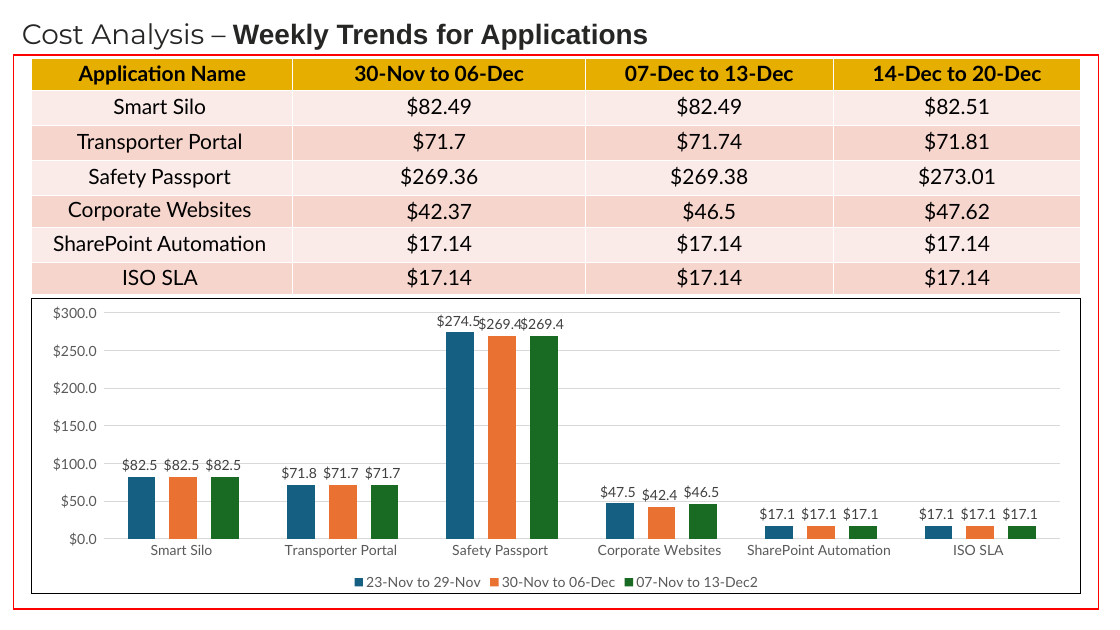
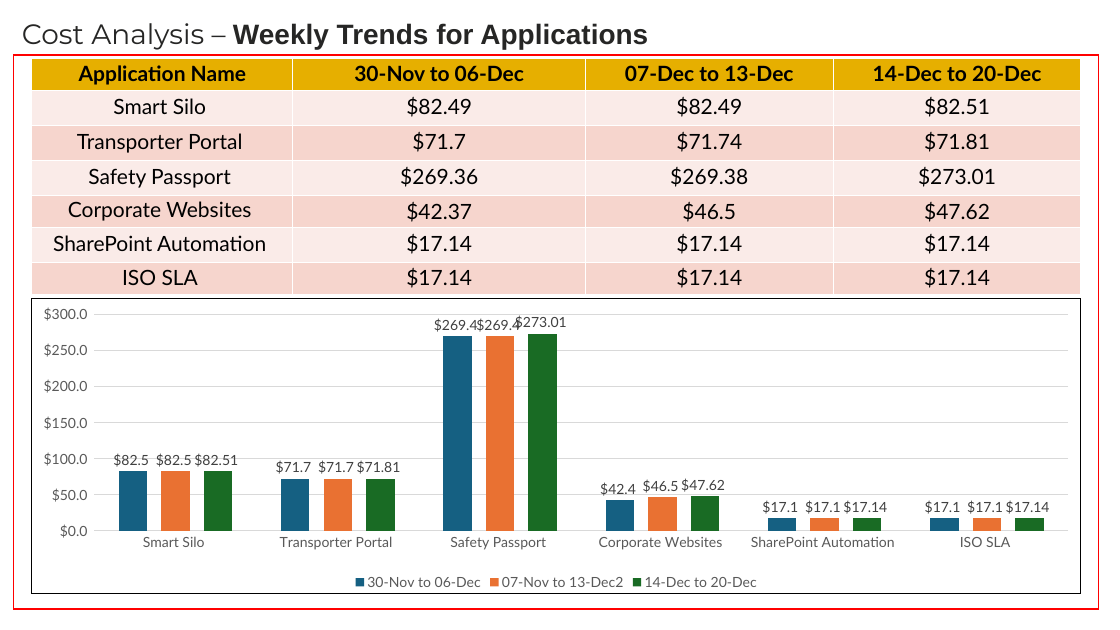
Before and after one commit to Ashu-tosh-Padhi/AshutoshPortfolio, a slide deck: slide 8 of OMEGA Azure(PaaS&SaaS) Module Meeting_23 Dec'25.pptx. Drawn at 1120x630 pixels with LibreOffice and Linux fonts; fonts in the diff are those of the drawing. Boxes give left, top, right and bottom in pixels: in the first picture for what was removed or moved away, otherwise in the second. Text is boxed around its words. In the diff, an @@ line names an element or a change of style, - is before the commit and + after.

```diff
--- a/OMEGA Azure(PaaS&SaaS) Module Meeting_23 Dec'25.pptx
+++ b/OMEGA Azure(PaaS&SaaS) Module Meeting_23 Dec'25.pptx
@@ column chart at [32,298,1081,594] @@
-23-Nov to 29-Nov: 82.5, 71.8, 274.5, 47.5, 17.1, 17.1
+30-Nov to 06-Dec: 82.5, 71.7, 269.4, 42.4, 17.1, 17.1
-30-Nov to 06-Dec: 82.5, 71.7, 269.4, 42.4, 17.1, 17.1
+07-Nov to 13-Dec2: 82.5, 71.7, 269.4, 46.5, 17.1, 17.1
-07-Nov to 13-Dec2: 82.5, 71.7, 269.4, 46.5, 17.1, 17.1
+14-Dec to 20-Dec: 82.51, 71.81, 273.01, 47.62, 17.14, 17.14
@@ data labels of 14-Dec to 20-Dec changed @@
@@ plot area changed @@
```
Also in this commit, not shown: 4 other slides changed.
